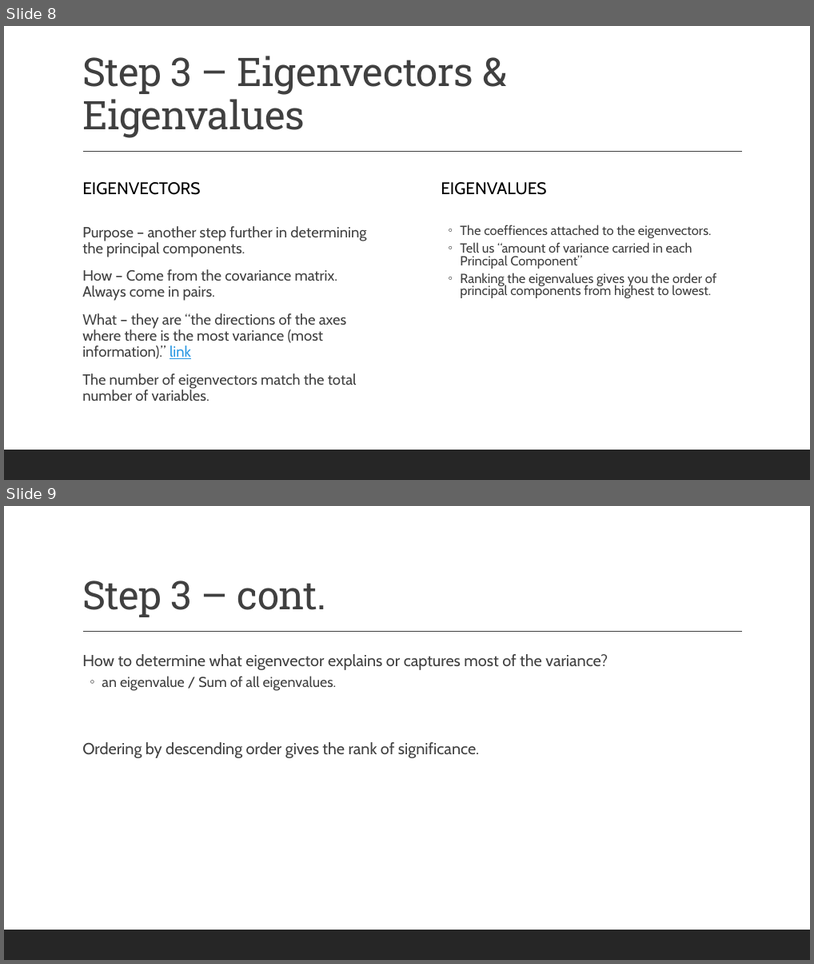
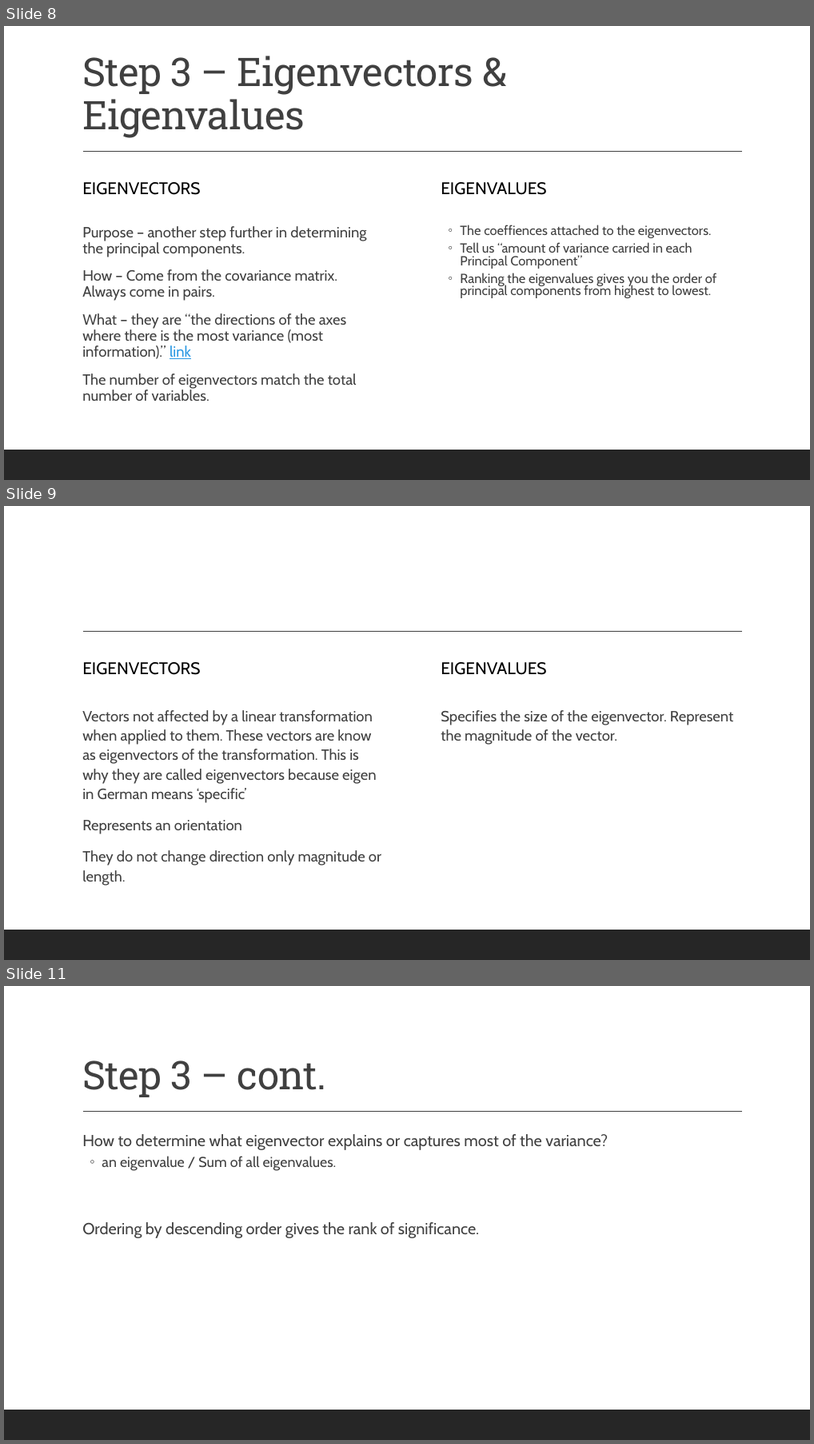
Before and after one commit to magoodsell/goody, a slide deck: Notes/Principal_Component_Analysis.pptx. Shown one above the other, each under a label of ours: slides 8 and 9 before the commit, slides 8, 9 and 11 after it; the slides between them are not shown. The pictures are 814x964 and 814x1444 pixels, drawn with LibreOffice and Linux fonts; fonts in the diff are those of the drawing. Boxes give left, top, right and bottom in pixels: in the first picture for what was removed or moved away, otherwise in the second. Text is boxed around its words. In the diff, an @@ line names an element or a change of style, - is before the commit and + after.

Commit message:
Updated with links and more information focused on eigenvalues and eigenvectors.

```diff
--- a/Notes/Principal_Component_Analysis.pptx
+++ b/Notes/Principal_Component_Analysis.pptx
@@ slide 9 added at (x1=4, y1=506, x2=810, y2=960), background #FFFFFF; not listed: 2 template elements that a slide beside it also shows @@
@@ text added at (x1=82, y1=662, x2=200, y2=675), 20 pt, text #000000 @@
+EIGENVECTORS
@@ text added at (x1=441, y1=662, x2=546, y2=675), 20 pt, text #000000 @@
+EIGENVALUES
@@ text added at (x1=82, y1=710, x2=382, y2=884), 17.6 pt, text #404040 @@
+  Vectors not affected by a linear transformation when applied to them. These vectors are know as eigenvectors of the transformation. This is why they are called eigenvectors because eigen in German means ‘specific’
+  Represents an orientation
+  They do not change direction only magnitude or length.
@@ text added at (x1=441, y1=710, x2=734, y2=744), 17.6 pt, text #404040 @@
+  Specifies the size of the eigenvector. Represent the magnitude of the vector.
@@ what was slide 9 is now slide 11 @@
```
Also in this commit, not shown: 4 slides changed, 2 other slides added.
